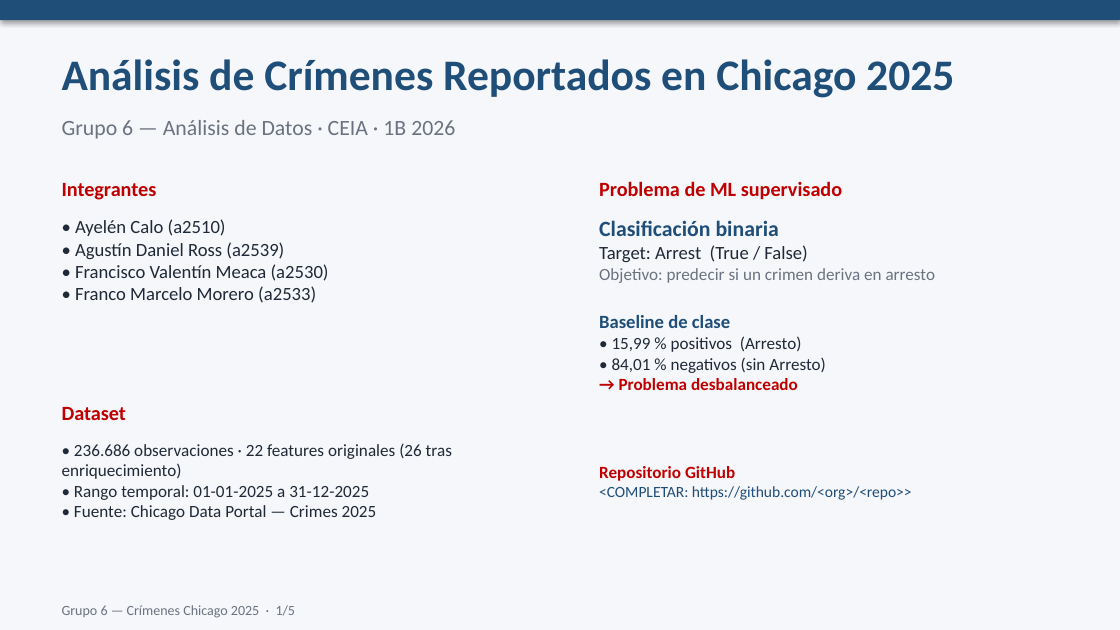
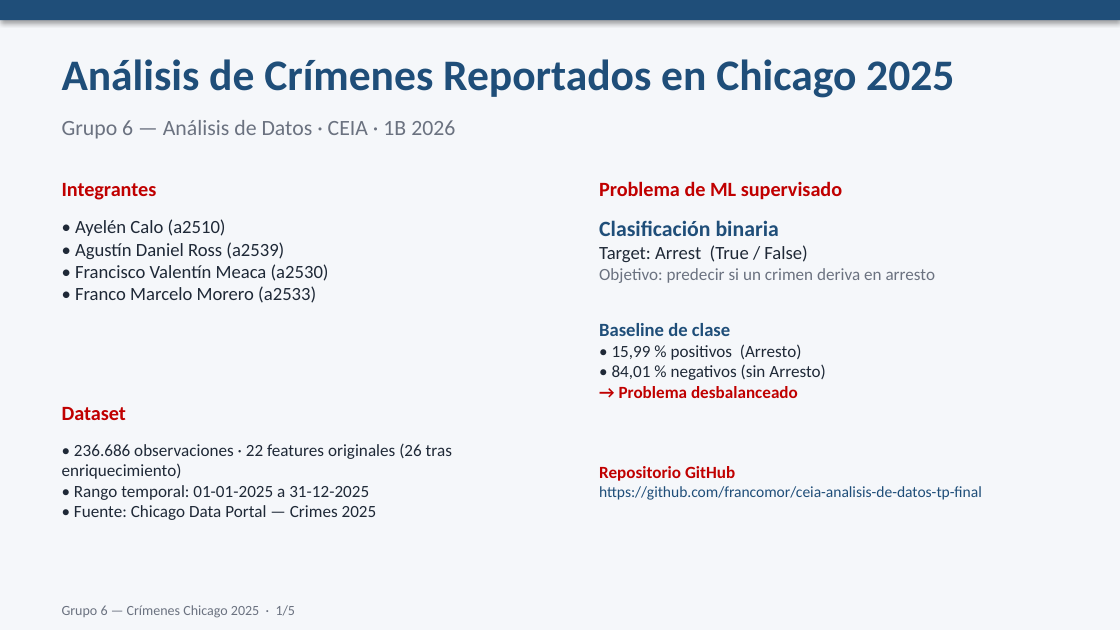
Before and after one commit to francomor/ceia-analisis-de-datos-tp-final, a slide deck: slide 1 of Presentacion final 2026 B1 - GRUPO 6.pptx (slide 8 before the commit). Drawn at 1120x630 pixels with LibreOffice and Linux fonts; fonts in the diff are those of the drawing. Boxes give left, top, right and bottom in pixels: in the first picture for what was removed or moved away, otherwise in the second. Text is boxed around its words. In the diff, an @@ line names an element or a change of style, - is before the commit and + after.

```diff
--- a/Presentacion final 2026 B1 - GRUPO 6.pptx
+++ b/Presentacion final 2026 B1 - GRUPO 6.pptx
@@ text "Clasificación binaria" rewrapped from box(599, 220, 936, 390) to box(599, 220, 936, 398) @@
@@ text at box(599, 486, 982, 500): text changed @@
-<COMPLETAR: https://github.com/<org>/<repo>>
+https://github.com/francomor/ceia-analisis-de-datos-tp-final
```
Also in this commit, not shown: 3 other slides changed, 13 slides removed, 7 other files.
